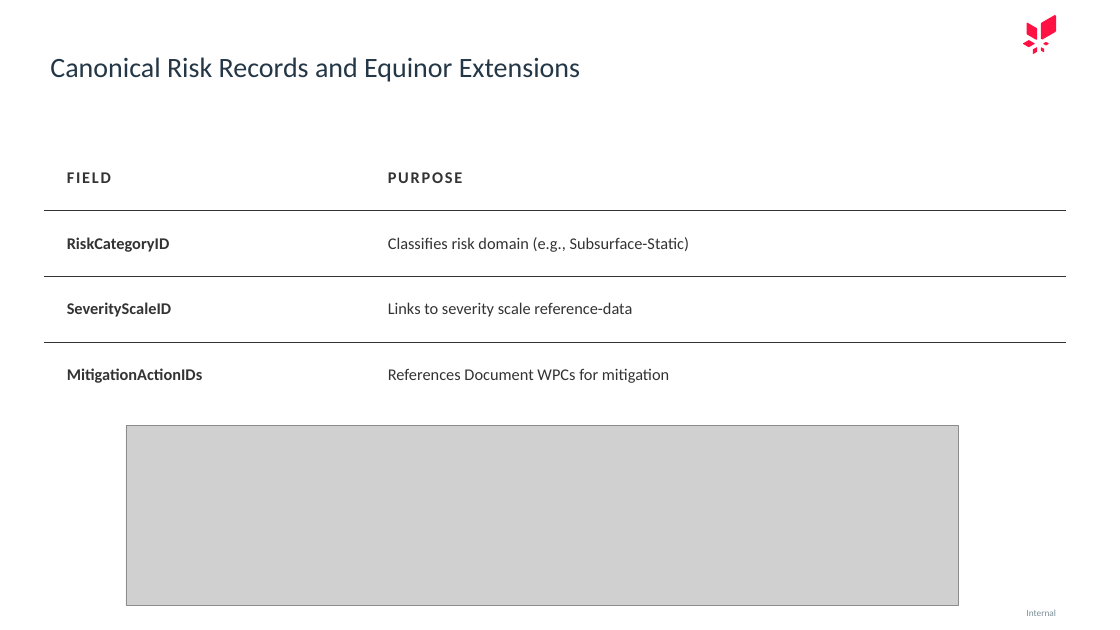
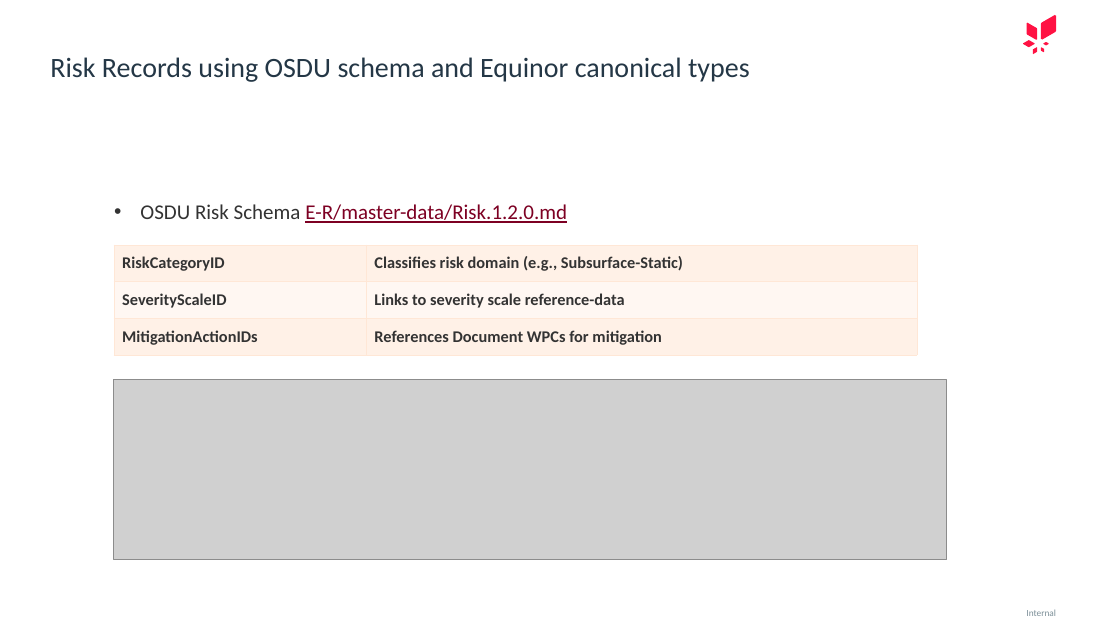
Before and after one commit to equinor/ores, a slide deck: slide 11 of demo/md/DG1–DG4 Decision Gates in OSDU.pptx (slide 13 before the commit). Drawn at 1120x630 pixels with LibreOffice and Linux fonts; fonts in the diff are those of the drawing; grey boxes stand for pictures. Boxes give left, top, right and bottom in pixels: in the first picture for what was removed or moved away, otherwise in the second. Text is boxed around its words. In the diff, an @@ line names an element or a change of style, - is before the commit and + after.

```diff
--- a/demo/md/DG1–DG4 Decision Gates in OSDU.pptx
+++ b/demo/md/DG1–DG4 Decision Gates in OSDU.pptx
@@ title at (50,57,750,82): text changed @@
-Canonical Risk Records and Equinor Extensions
+Risk Records using OSDU schema and Equinor canonical types
@@ text added at (140,204,567,223), 18 pt, text #7D0023, underline @@
+• OSDU Risk Schema E-R/master-data/Risk.1.2.0.md
@@ table at (113,245,917,354) @@
-row 1: FIELD | PURPOSE
@@ table: place and size @@
-table at (44,145,1065,407)
+table at (113,245,917,354)
@@ picture: place and size @@
-picture at (126,425,960,606)
+picture at (113,380,947,560)
```
Also in this commit, not shown: 6 other slides changed, 4 slides removed, 4 other files.
